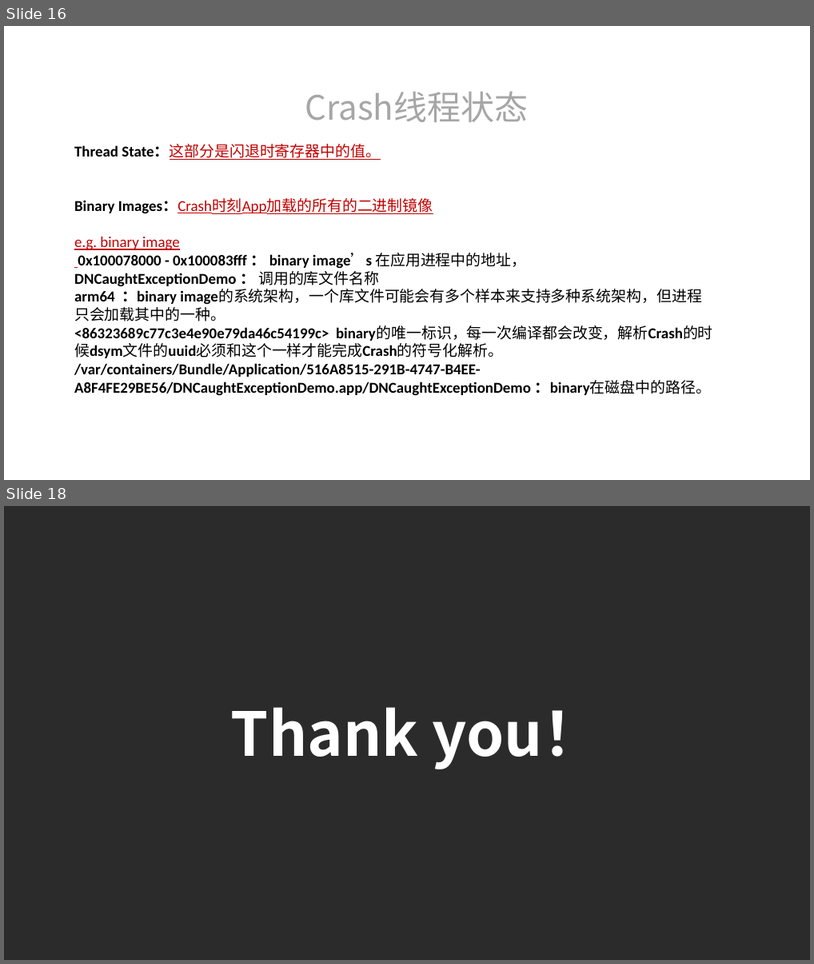
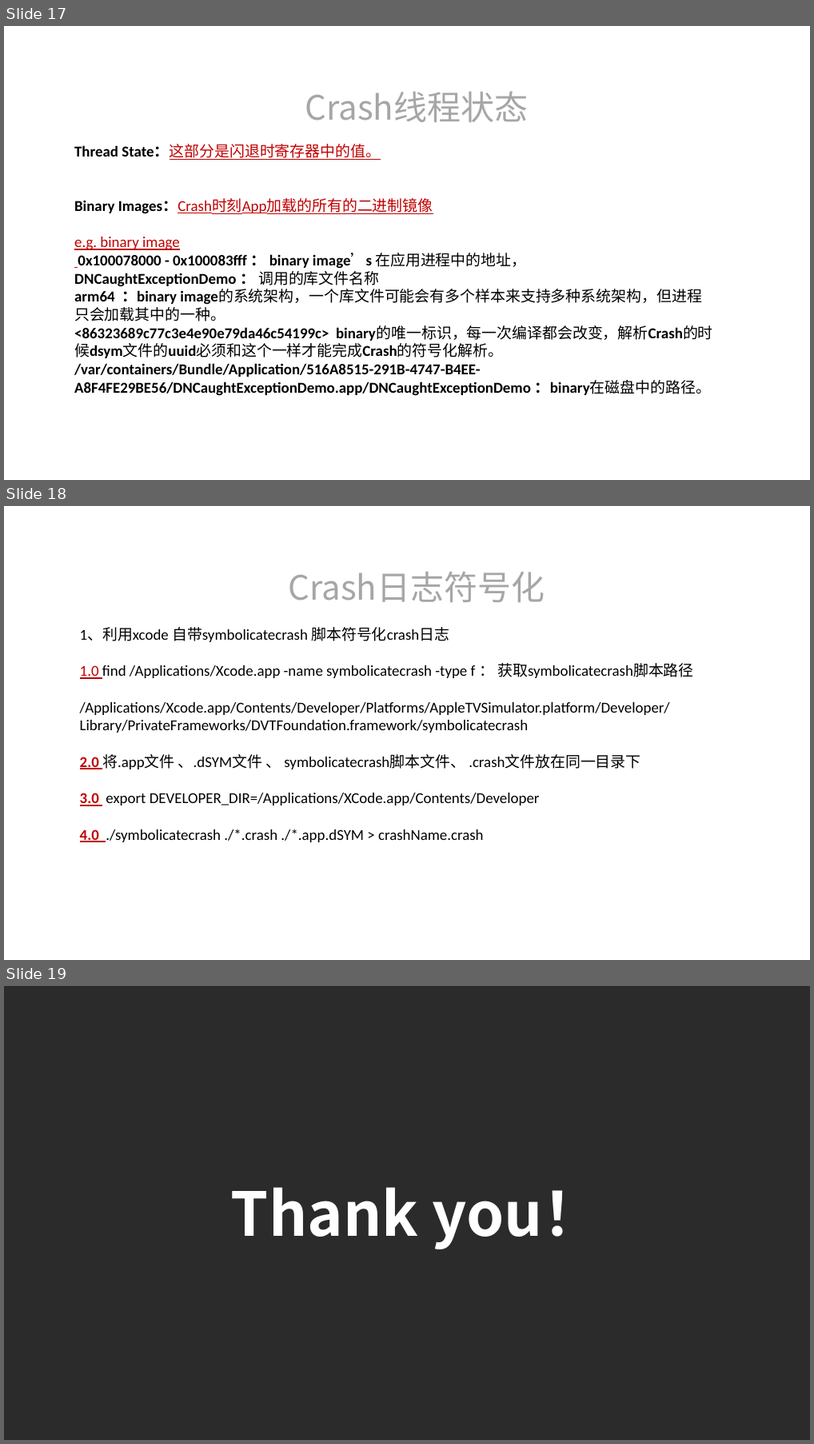
Before and after one commit to git-hushuai/CrashHandle, a slide deck: 网金控股ppt模版.pptx. Shown one above the other, each under a label of ours: slides 16 and 18 before the commit, slides 17, 18 and 19 after it; the slides between them are not shown. The pictures are 814x964 and 814x1444 pixels, drawn with LibreOffice and Linux fonts; fonts in the diff are those of the drawing; background and template pictures are left out; a plain dark background stands for a picture behind light text. Boxes give left, top, right and bottom in pixels: in the first picture for what was removed or moved away, otherwise in the second. Text is boxed around its words. In the diff, an @@ line names an element or a change of style, - is before the commit and + after.

```diff
--- a/网金控股ppt模版.pptx
+++ b/网金控股ppt模版.pptx
@@ slide 18 added at bbox=[4, 506, 810, 960], background picture (left out) @@
@@ text added at bbox=[289, 572, 545, 602], 40 pt, text #A6A6A6 @@
+Crash日志符号化
@@ text added at bbox=[80, 627, 694, 842], 18 pt, text #000000 @@
+1、利用xcode 自带symbolicatecrash 脚本符号化crash日志
+1.0 find /Applications/Xcode.app -name symbolicatecrash -type f ： 获取symbolicatecrash脚本路径
+/Applications/Xcode.app/Contents/Developer/Platforms/AppleTVSimulator.platform/Developer/Library/PrivateFrameworks/DVTFoundation.framework/symbolicatecrash
+2.0 将.app文件 、.dSYM文件 、 symbolicatecrash脚本文件、 .crash文件放在同一目录下
+3.0 export DEVELOPER_DIR=/Applications/XCode.app/Contents/Developer
+4.0 ./symbolicatecrash ./*.crash ./*.app.dSYM > crashName.crash
@@ what was slide 16 is now slide 17 @@
@@ what was slide 18 is now slide 19 @@
```
Also in this commit, not shown: 4 slides changed, 1 other slide added, 1 slide removed.
